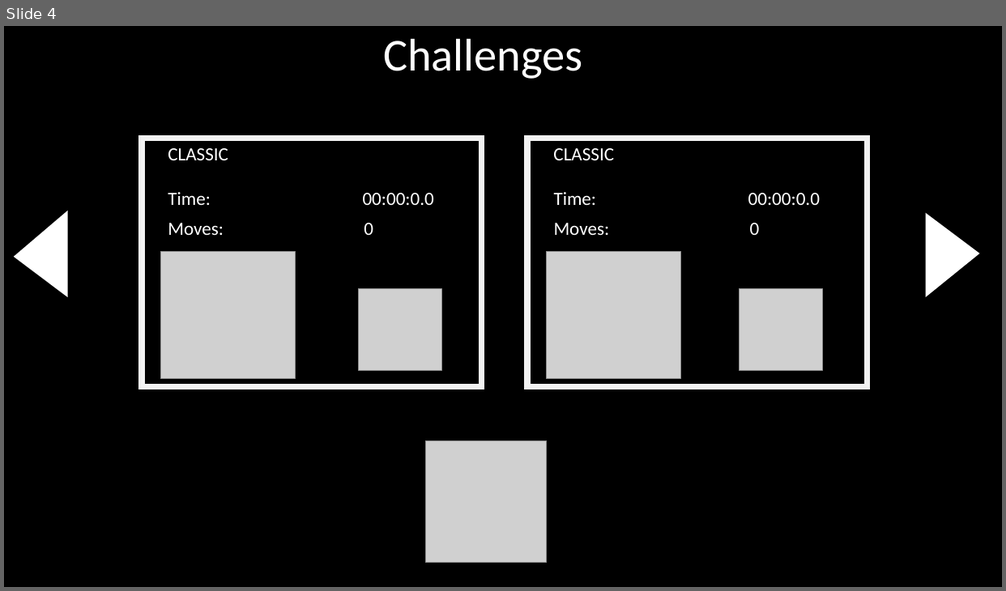
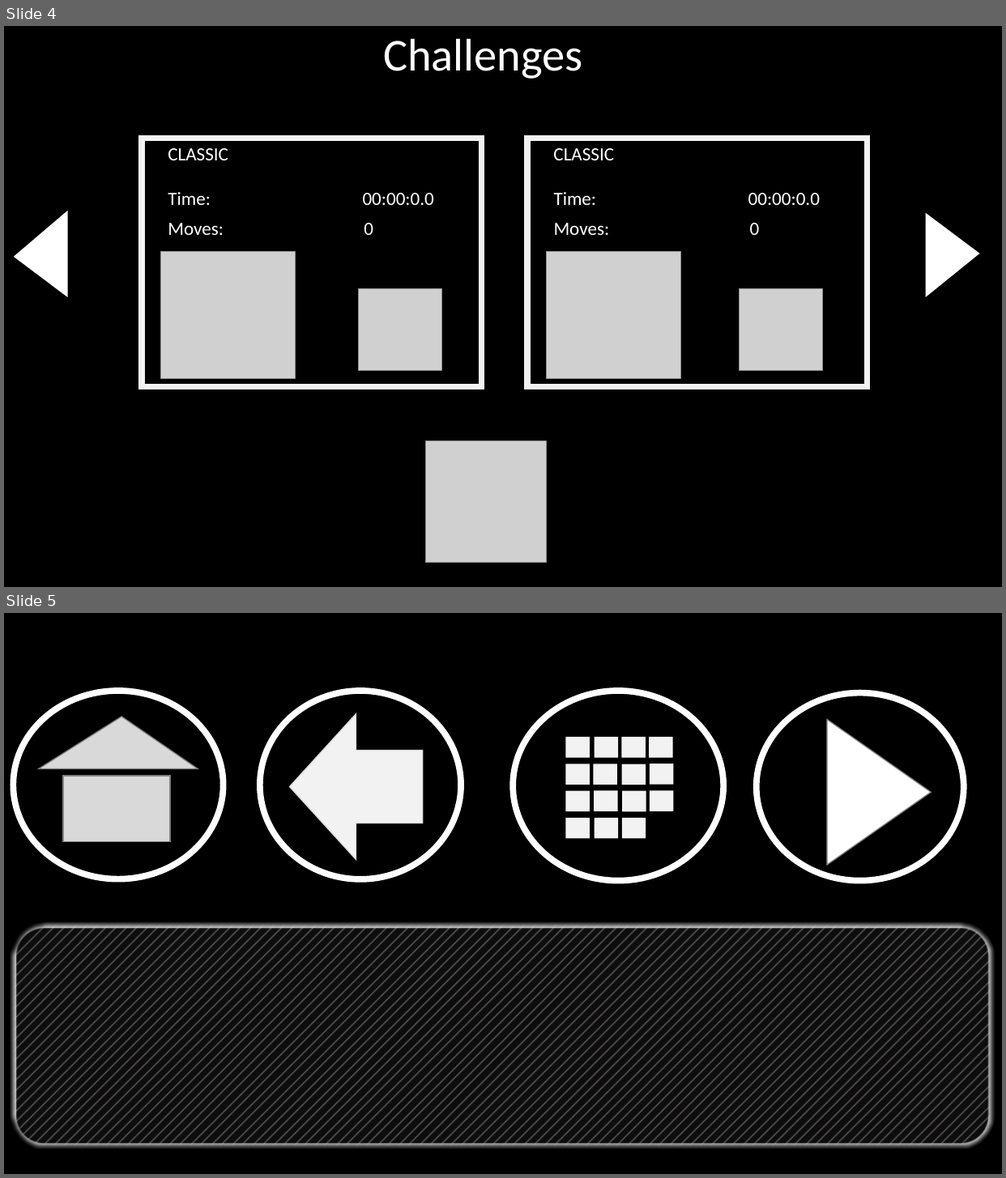
Before and after one commit to andie23/_Puzzled, a slide deck: docs/designs/menu.pptx. Shown one above the other, each under a label of ours: slide 4 before the commit, slides 4 and 5 after it. The pictures are 1006x591 and 1006x1178 pixels, drawn with LibreOffice and Linux fonts; fonts in the diff are those of the drawing; grey boxes stand for pictures. Boxes give left, top, right and bottom in pixels: in the first picture for what was removed or moved away, otherwise in the second. Text is boxed around its words. In the diff, an @@ line names an element or a change of style, - is before the commit and + after.

```diff
--- a/docs/designs/menu.pptx
+++ b/docs/designs/menu.pptx
@@ slide 5 added at (4,613,1002,1174), background #000000 @@
@@ ellipse added at (13,691,224,879), outline #FFFFFF 6 pt @@
@@ ellipse added at (260,691,462,879), outline #FFFFFF 6 pt @@
@@ ellipse added at (756,693,964,881), outline #FFFFFF 6 pt @@
@@ triangle added at (39,717,197,769), fill #D9D9D9, outline #808080 1 pt @@
@@ right arrow added at (289,714,423,860), fill #F2F2F2, outline #D9D9D9 1 pt @@
@@ triangle added at (828,719,931,865), fill #FFFFFF, outline #808080 1 pt @@
@@ rectangle added at (63,776,170,841), fill #D9D9D9, outline #808080 1 pt @@
@@ group added at (513,691,723,881): 15 rectangles, 1 ellipse @@
@@ rounded rectangle added at (13,925,991,1146), fill pattern #767171 on #0D0D0D, outline #FFFFFF 6 pt @@
```
Also in this commit, not shown: 1 other slide added, 2 slides removed, 10 other files.
